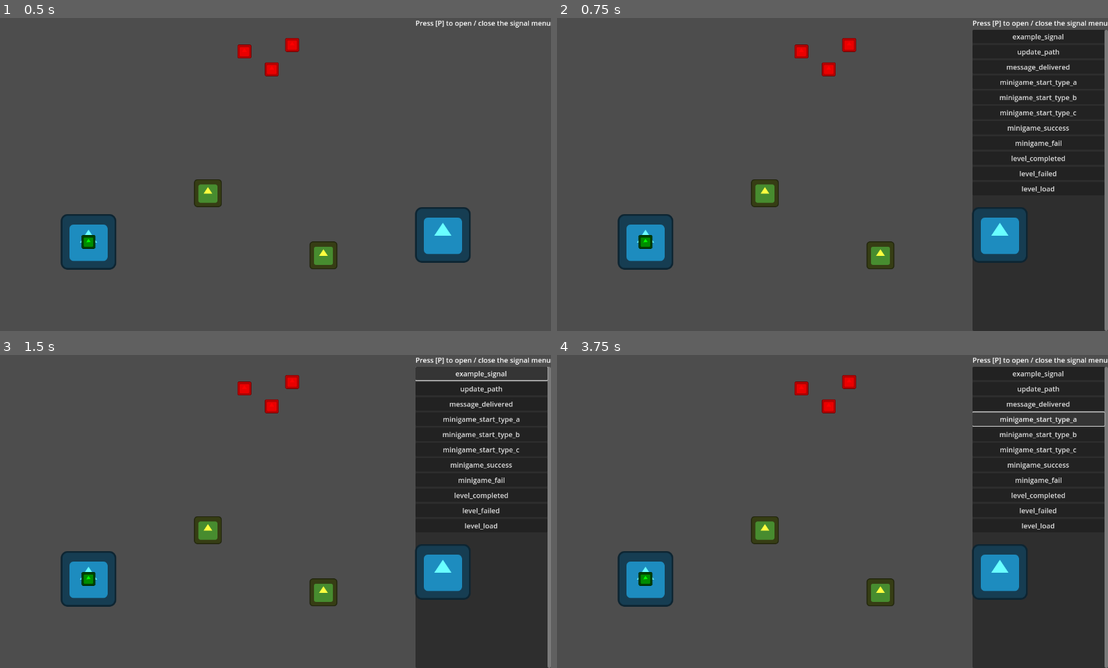
Above: before the commit, frames 1-4 (two rows, left to right).
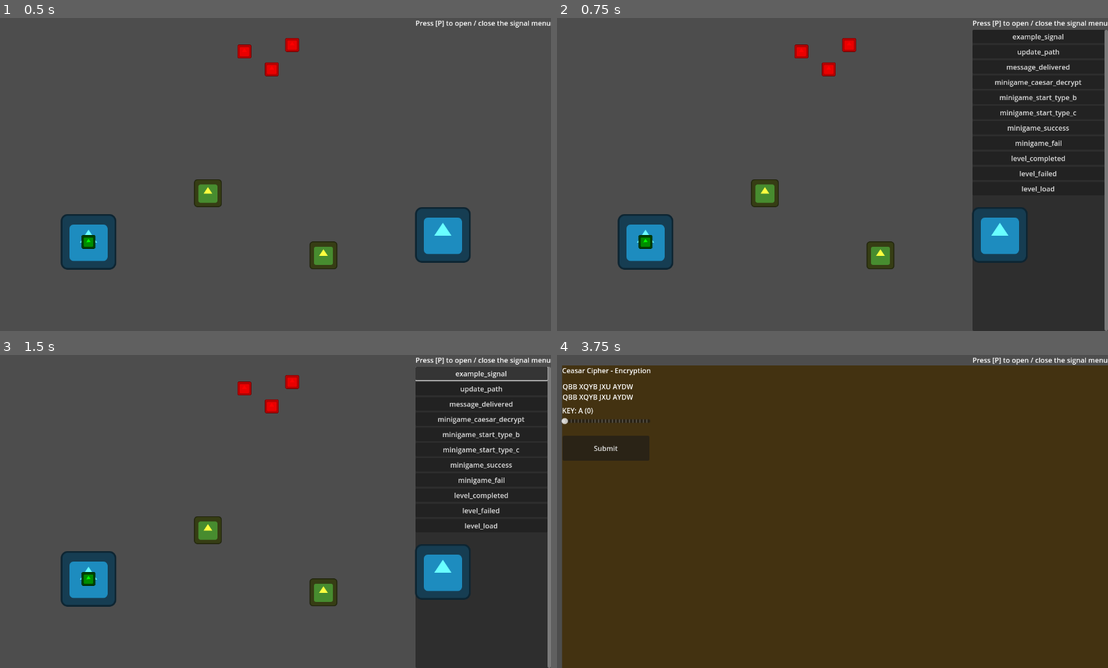
Above: after the commit, the same moments.

Repository: MattCzar13/the-king-s-secret
Game: Godot game, scene res://scenes/root.tscn
Two runs of this game, one before a commit and one after it. Both use one fixed random seed, a clock stepped at 60 frames per second and the inputs below. The engine's default icon, where the game draws it, is replaced by a stand-in: a white triangle on a blue panel in a dark square.
Inputs (mouse positions are in pixels of both pictures, inside the frame that each line leads up to):
- Up to frame 1 (0.5 s): no input
- Up to frame 2 (0.75 s): tap P (debug_menu_signals) at 0.5 s; move the mouse to (953, 158) at 0.52 s; click (953, 158) at 0.6 s
- Up to frame 3 (1.5 s): click "example_signal" at 1.25 s
- Up to frame 4 (3.75 s): click "update_path" at 2 s; click "message_delivered" at 2.75 s; click (1036, 417) at 3.5 s, where only the run after the commit has a clickable "minigame_caesar_decrypt"

Frame 1 is identical in both runs. In frame 2, 0.2% of the frame differs, in the area x 79-96%, y 19-22%; in frame 3, 0.2%; in frame 4, 95%, in the area x 0-100%, y 3-100%.

Commit message:
Connected Caesar Minigame to Debug Signals
debug menu can now instantiate the Caesar minigame, and on submit returns a success or fail signal.

should the signal just be "minigame_complete", and hold an arg instead?

Diff:
--- a/globals.gd
+++ b/globals.gd
@@ -23,7 +23,7 @@
 
 signal message_delivered
 
-signal minigame_start_type_a
+signal minigame_caesar_decrypt
 signal minigame_start_type_b
 signal minigame_start_type_c
 signal minigame_success
--- a/scenes/minigames/caesar_decrypt.gd
+++ b/scenes/minigames/caesar_decrypt.gd
@@ -1,6 +1,6 @@
 extends Control
 
-@onready var key_label = $VBoxContainer/CaesarCipher/SecretKey
+@onready var key_label = $"VBoxContainer/CaesarCipher/SecretKey"
 @onready var plaintext_label = $"VBoxContainer/CaesarCipher/plaintext"
 @onready var ciphertext_label = $"VBoxContainer/CaesarCipher/ciphertext"
 
@@ -17,3 +17,15 @@
 func _on_key_slider_value_changed(key: float) -> void:
 	key_label.text = "KEY: %s (shifting plaintext_label by %d)" % [Globals.alpha[key], key]
 	plaintext_label.text = Globals.shift_message(ciphertext, key, false)
+
+func _on_submit_button_pressed() -> void:
+	if(secret_key == int($"VBoxContainer/CaesarCipher/KeySlider".value)):
+		attempt_fire_signal("minigame_success")
+	else:
+		attempt_fire_signal("minigame_fail")
+
+# Helper function to fire the signal and handle an error
+func attempt_fire_signal(signal_name : String):
+	var result : Error = Globals.emit_signal(signal_name)
+	if result:
+		printerr("Either this signal isn't connected to anything, or it is missing arguments!")
--- a/scenes/minigames/caesar_decrypt.tscn
+++ b/scenes/minigames/caesar_decrypt.tscn
@@ -2,8 +2,7 @@
 
 [ext_resource type="Script" uid="uid://dlypc2tk788de" path="res://scenes/minigames/caesar_decrypt.gd" id="1_t761c"]
 
-[node name="CaesarDecrypt" type="Control"]
-layout_mode = 3
+[node name="CaesarDecrypt" type="ColorRect"]
 anchors_preset = 15
 anchor_right = 1.0
 anchor_bottom = 1.0
@@ -13,6 +12,7 @@
 offset_bottom = 24.0
 grow_horizontal = 2
 grow_vertical = 2
+color = Color(0.2622674, 0.19789568, 0.06704598, 1)
 script = ExtResource("1_t761c")
 
 [node name="VBoxContainer" type="VBoxContainer" parent="."]
@@ -59,4 +59,13 @@
 offset_bottom = 84.0
 text = "Hello this is the message"
 
+[node name="submitButton" type="Button" parent="."]
+layout_mode = 0
+offset_left = 1.0
+offset_top = 162.0
+offset_right = 201.0
+offset_bottom = 219.0
+text = "Submit"
+
 [connection signal="value_changed" from="VBoxContainer/CaesarCipher/KeySlider" to="." method="_on_key_slider_value_changed"]
+[connection signal="pressed" from="submitButton" to="." method="_on_submit_button_pressed"]
--- a/scenes/root.gd
+++ b/scenes/root.gd
@@ -10,6 +10,9 @@
 
 func _ready() -> void:
 	Globals.example_signal.connect(print.bind("Example signal received!"))
+	Globals.minigame_caesar_decrypt.connect(_on_minigame_caesar_decrypt)
+	Globals.minigame_success.connect(_on_minigame_success)
+	Globals.minigame_fail.connect(_on_minigame_fail)
 
 	# when a message is delivered, check if the delivery amount has hit the goal
 	Globals.message_delivered.connect(win_condition_message_check)
@@ -24,3 +27,23 @@
 	# and if so, the level has been completed
 	if Globals.level_information["messages_delivered"] >= Globals.level_information["message_delivery_goal"]:
 		Globals.level_completed.emit()
+
+func _on_minigame_caesar_decrypt():
+	var minigame_parent = $Minigames
+	if(minigame_parent.get_child_count() > 0):
+		printerr("Minigame already running!")
+	else:
+		var scene = preload("res://scenes/minigames/caesar_decrypt.tscn").instantiate()
+		minigame_parent.add_child(scene)
+
+func _on_minigame_success():
+	var minigame_parent = $Minigames
+	for child in minigame_parent.get_children():
+		child.queue_free()
+	print("You succeeded the minigame!")
+
+func _on_minigame_fail():
+	var minigame_parent = $Minigames
+	for child in minigame_parent.get_children():
+		child.queue_free()
+	print("You failed the minigame!")
--- a/scenes/root.tscn
+++ b/scenes/root.tscn
@@ -11,3 +11,5 @@
 visible = false
 
 [node name="Level 1" parent="." instance=ExtResource("3_lrqlo")]
+
+[node name="Minigames" type="Node" parent="."]
